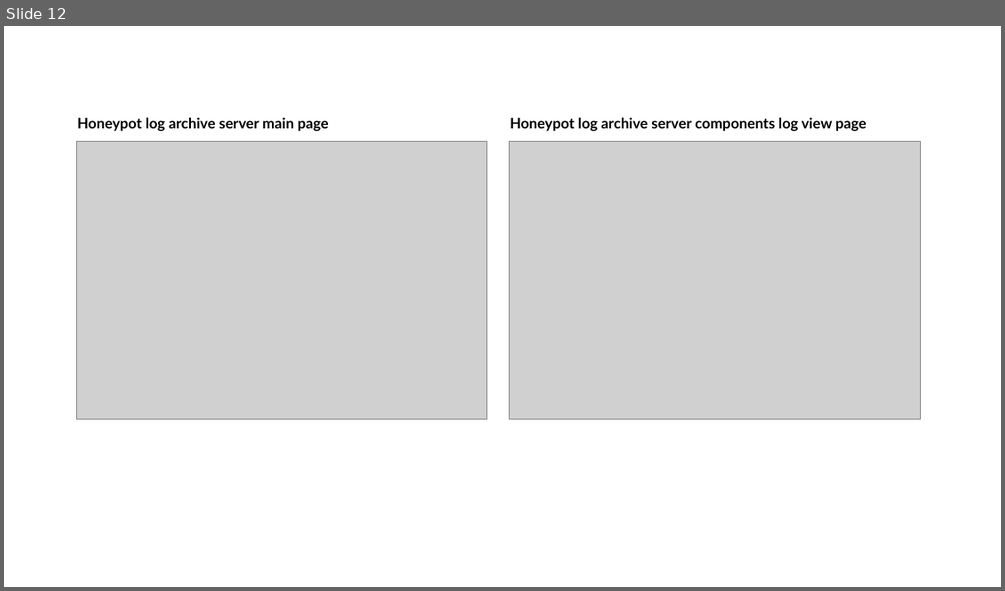
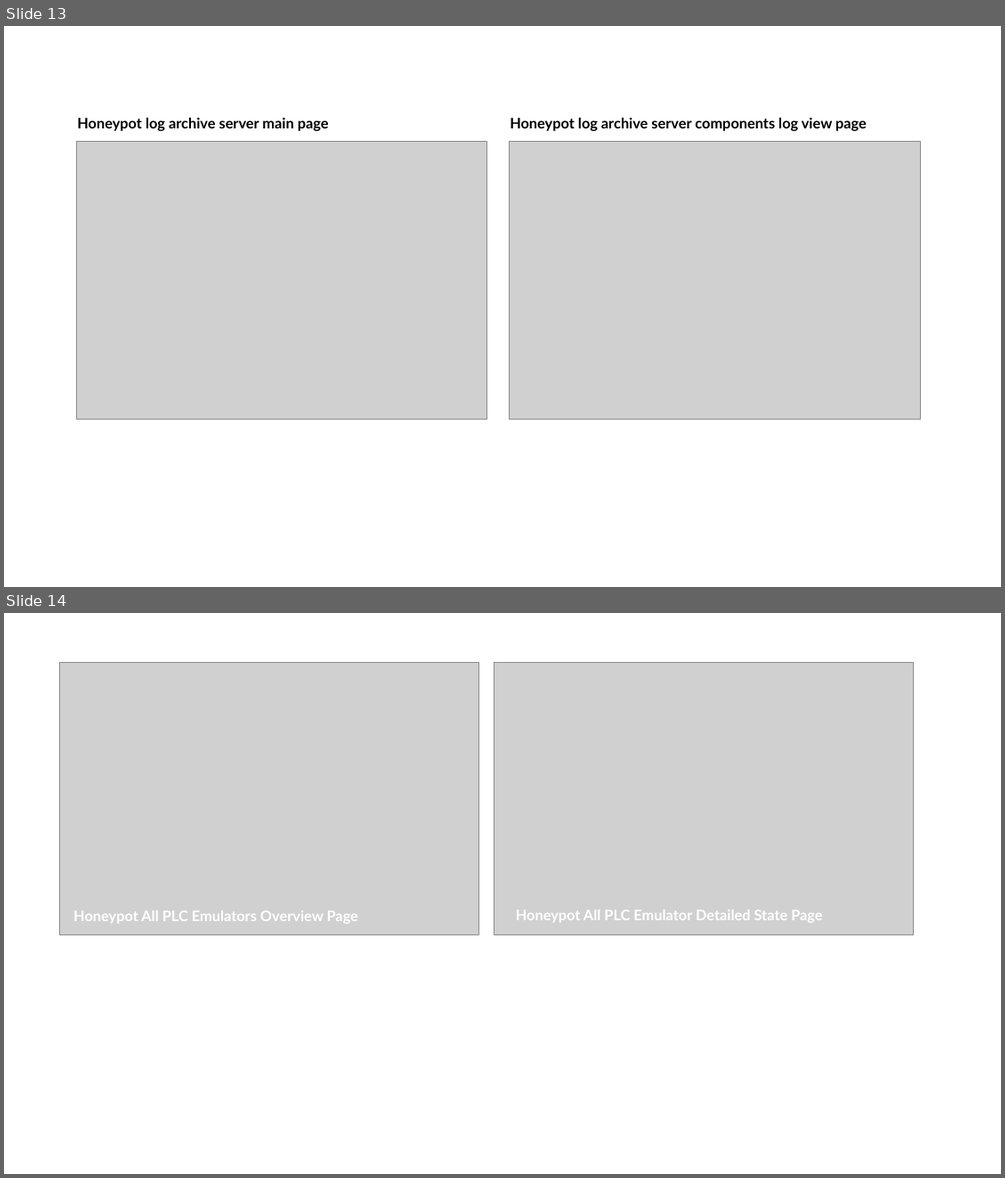
Before and after one commit to kuldeepsharma1/cyber-honey-pot, a slide deck: doc/designDoc.pptx. Shown one above the other, each under a label of ours: slide 12 before the commit, slides 13 and 14 after it. The pictures are 1005x591 and 1005x1178 pixels, drawn with LibreOffice and Linux fonts; fonts in the diff are those of the drawing; grey boxes stand for pictures. Boxes give left, top, right and bottom in pixels: in the first picture for what was removed or moved away, otherwise in the second. Text is boxed around its words. In the diff, an @@ line names an element or a change of style, - is before the commit and + after.

```diff
--- a/doc/designDoc.pptx
+++ b/doc/designDoc.pptx
@@ slide 14 added at <box>4,613,1001,1174</box>, background #FFFFFF @@
@@ picture added at <box>59,662,479,934</box> @@
@@ picture added at <box>494,662,914,934</box> @@
@@ text added at <box>73,910,358,924</box>, 14 pt, text #FFFFFF, bold @@
+Honeypot All PLC Emulators Overview Page
@@ text added at <box>516,909,822,923</box>, 14 pt, text #FFFFFF, bold @@
+Honeypot All PLC Emulator Detailed State Page
@@ what was slide 12 is now slide 13 @@
```
Also in this commit, not shown: 2 other slides added, 6 other files.
